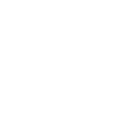
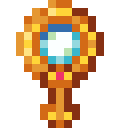
Layer changes from the first 128x128 image to the second:
added group "crystal mirror" (1st of 2) with 1 layers above "crystal moon wand" over 16, 0, 104, 128
added layer "crystal mirror" (2nd of 2, in "crystal mirror") in group "crystal mirror" over 16, 0, 104, 128
